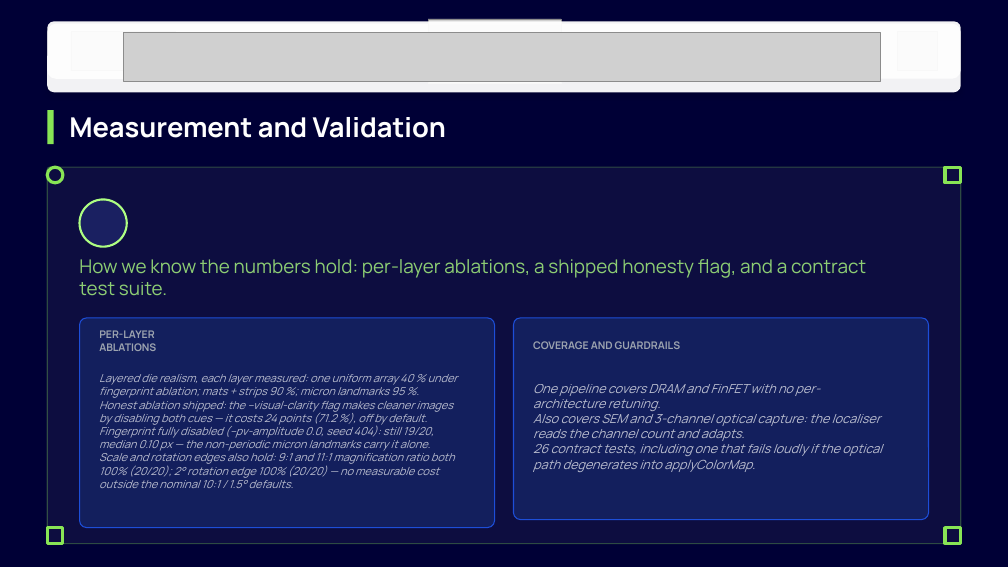
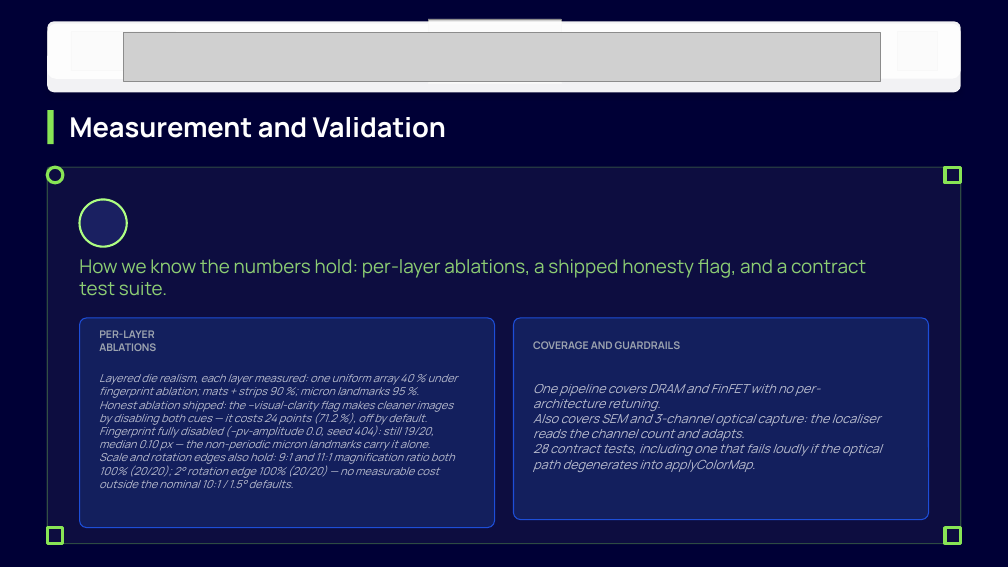
Before and after one commit to Mandy434/drift-sense, a slide deck: slide 7 of solution_presentation.pptx. Drawn at 1008x567 pixels with LibreOffice and Linux fonts; fonts in the diff are those of the drawing; grey boxes stand for pictures; background and template pictures are left out. Boxes give left, top, right and bottom in pixels: in the first picture for what was removed or moved away, otherwise in the second. Text is boxed around its words. In the diff, an @@ line names an element or a change of style, - is before the commit and + after.

```diff
--- a/solution_presentation.pptx
+++ b/solution_presentation.pptx
@@ text at (533,444,882,472): text changed @@
-26 contract tests, including one that fails loudly if the optical path degenerates into applyColorMap.
+28 contract tests, including one that fails loudly if the optical path degenerates into applyColorMap.
```
Also in this commit, not shown: 4 other slides changed, 6 other files.
